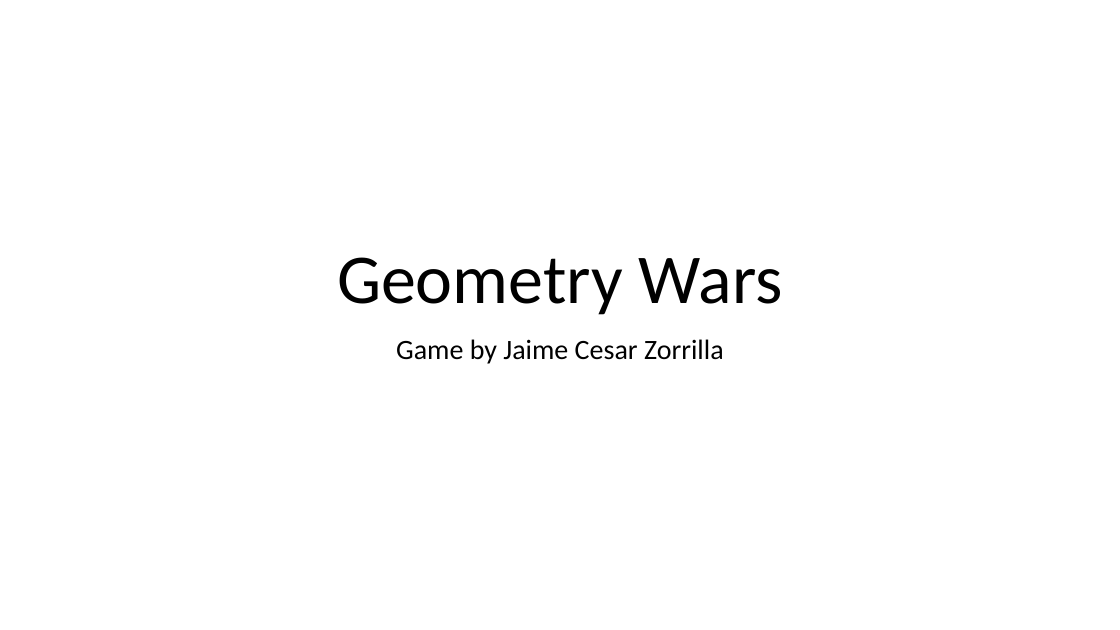
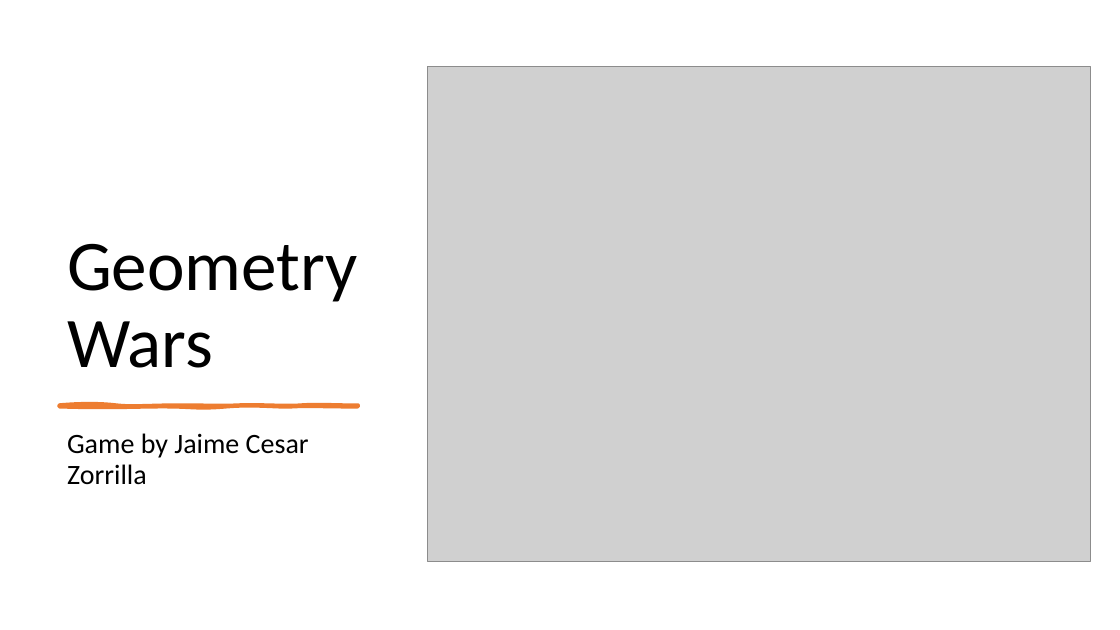
Before and after one commit to EmperorOfRoma/Zorrilla--Jaime-Cesar---Gun-Run, a slide deck: slide 1 of Gun Run Presentation.pptx. Drawn at 1120x630 pixels with LibreOffice and Linux fonts; fonts in the diff are those of the drawing; grey boxes stand for pictures. Boxes give left, top, right and bottom in pixels: in the first picture for what was removed or moved away, otherwise in the second. Text is boxed around its words. In the diff, an @@ line names an element or a change of style, - is before the commit and + after.

```diff
--- a/Gun Run Presentation.pptx
+++ b/Gun Run Presentation.pptx
@@ title "Geometry Wars" moved from (x1=337, y1=257, x2=783, y2=315) to (x1=67, y1=243, x2=358, y2=368) @@
@@ title "Geometry Wars" at (x1=67, y1=243, x2=358, y2=368): size 60 to 61 pt; alignment centre to left @@
@@ picture added at (x1=428, y1=66, x2=1091, y2=562) @@
@@ freeform shape added at (x1=59, y1=405, x2=358, y2=407), fill #ED7D31, outline #ED7D31 3 pt @@
@@ subtitle "Game by Jaime Cesar Zorrilla" moved from (x1=396, y1=339, x2=724, y2=364) to (x1=67, y1=433, x2=309, y2=485) @@
@@ subtitle "Game by Jaime Cesar Zorrilla" at (x1=67, y1=433, x2=309, y2=485): alignment centre to left @@
```
Also in this commit, not shown: 1 other slide changed, 1 slide added, 1 slide removed, 2 other files.
